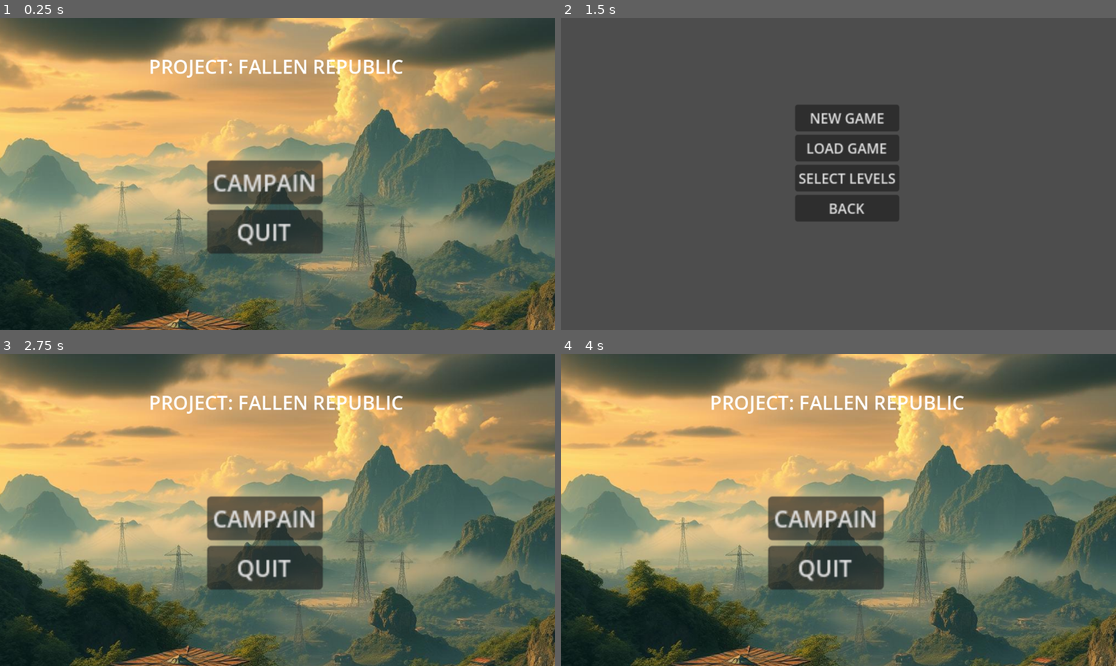
Above: before the commit, frames 1-4 (two rows, left to right).
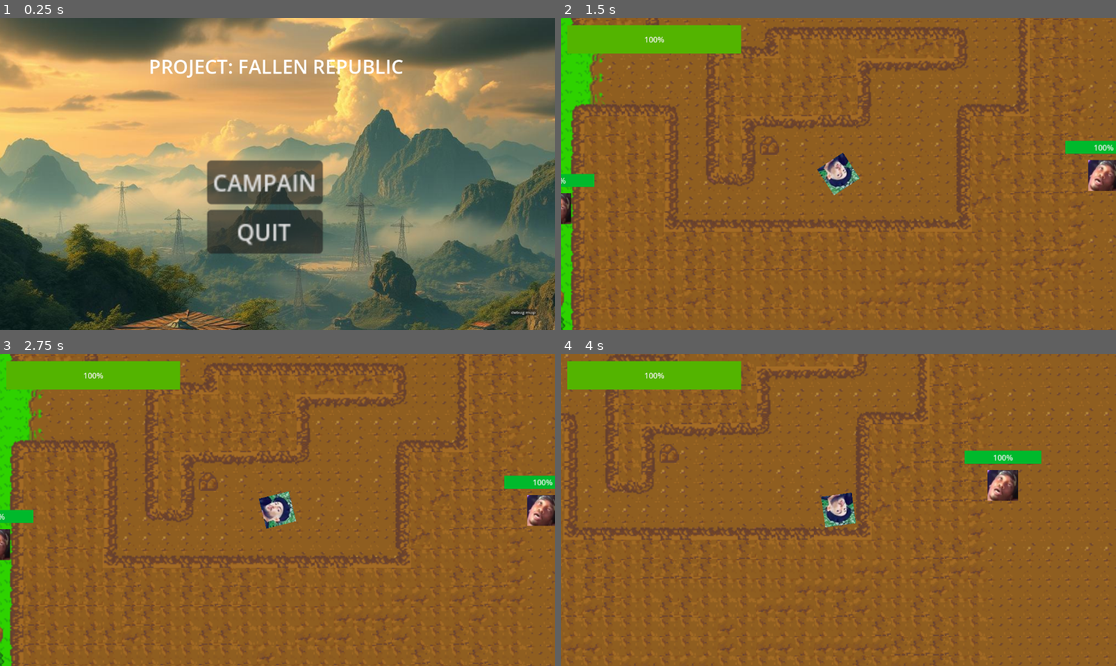
Above: after the commit, the same moments.

Repository: JoshuaSaayo/Project-Fallen-Republic
Game: Godot game, scene res://Scenes/main_menu.tscn
The game is run twice, just before and just after one commit, with the same random seed, the same clock (stepped at 60 frames per second) and the same inputs.
Inputs (mouse positions are in pixels of both pictures, inside the frame that each line leads up to):
- Up to frame 1 (0.25 s): no input
- Up to frame 2 (1.5 s): click (1082, 311) at 0.5 s, where only the run after the commit has a clickable "debug map"; click (827, 183) at 1.25 s, where only the run before the commit has a clickable "CAMPAIN"
- Up to frame 3 (2.75 s): click (288, 544) at 2 s, where only the run before the commit has a clickable "BACK"
- Up to frame 4 (4 s): tap Enter at 2.75 s; move the mouse to (960, 494) at 2.77 s; hold D (right) 2.78-3.53 s; click (960, 494) at 2.85 s; tap Space at 3.5 s; move the mouse to (727, 525) at 3.52 s; hold S (down) from 3.53 s (still down); click (727, 525) at 3.6 s

The runs differ from the first frame. In frame 1, less than 0.1% of the frame differs, in the area x 91-97%, y 93-96%; in frame 2, 100%, in the area x 0-100%, y 0-100%; in frame 3, 100%; in frame 4, 100%.

Commit message:
added VN intro

Diff:
--- /dev/null
+++ b/game/Cutscenes/cutscene_1.gd
@@ -0,0 +1,65 @@
+extends Control
+
+var lines = [
+
+	{ "text": "[VISUAL: NEWS MONTAGE – GRAINY TV FOOTAGE]"},
+	{ "text": '[VO – News Anchor]: “In a historic shift across the southern Pacific, three culturally aligned nations — Sukhothaya, Xiengkha, and Thanmyo — have officially signed the Tri-South Pacific League Accord…”'},
+	{ "text": "[TEXT ON SCREEN: ‘TRI-SOUTH PACT FINALIZED – NEW ALLIANCE EMERGES’]"},
+	{ "text": '“The TSPL promises mutual economic growth, resource-sharing, and a unified defense posture.”'},
+	{ "text": "[VISUAL: Parade, flags, leaders shaking hands]"},
+	{ "text": '“But not everyone is celebrating…”'},
+	{ "text": "[TEXT ON SCREEN: ‘TSPL: “Kampura must choose solidarity or isolation.”’]"},
+	{ "text": '“The Kampura-Preyvatan Confederate Union, or KPCU, has rejected TSPL’s invitation—sparking rising tensions across shared borders.”'},
+	{ "text": '[TEXT FADES IN: ‘KPCU DENIES UNITY: CITES “EXPANSIONIST AGENDA”’]'},
+	{ "bg": "res://Assets/Game_vn/visual_intro/cutscene_1.jpg"},
+
+	{ "text": "[VISUAL: CHAOTIC NEWS FEEDS, BORDER TOWN FOOTAGE, MASKED VILLAGERS]", "bg": "res://Assets/Game_vn/visual_intro/cutscene_2.jpg" },
+	{ "text": "[VO – Female Reporter (urgent tone)]:" },
+	{ "text": "“Breaking news: Mass illness is reported across Thanmyo’s eastern border towns... Local authorities blame toxic runoff from Kampura’s energy grid near Namkhet Valley.”" },
+	{ "text": "[TEXT: ‘POISONED WATERS – RIVER OF DEATH?’]" },
+	{ "text": "[VISUAL: Dead fish, villagers protesting, fire near irrigation lines]" },
+	{ "text": "[VO – TSPL Spokesman]:" },
+	{ "text": "“This is a deliberate act. The imperialist KPCU has poisoned our lands—again.”" },
+	{ "text": "[VISUAL: Poster – ‘KPCU IS THE WEST’S PUPPET!’]" },
+	{ "text": "[VO – Female Reporter]:" },
+	{ "text": "“TSPL officials now claim rainfall is contaminated due to emissions from Chakranet 02 — calling it an ‘environmental war crime.’”" },
+	{ "text": "[VISUAL: Fake leaked footage of ‘chemical barrels’ dumped near water]" },
+	{ "text": "[BROADCAST ENDS IN STATIC]" },
+	{ "bg": "res://Assets/Game_vn/visual_intro/cutscene_2.jpg"}
+]
+
+
+var index = 0
+var current_index = 0
+
+@onready var dialogue_label = $DialogueBoxPanel/RichTextLabel
+@onready var next_btn: Button = $NextBtn
+@onready var background_image: TextureRect = $Panel/TextureRect
+
+
+func _ready():
+	show_next_line()
+
+func _on_next_btn_pressed():
+	show_next_line()
+
+func show_next_line():
+	if current_index >= lines.size():
+		start_game()
+		return
+	var entry = lines[current_index]
+
+	# Only update text if the key exists
+	if entry.has("text"):
+		dialogue_label.text = entry["text"]
+	else:
+		dialogue_label.text = ""  # Clear if no text
+	# Only update background if the key exists
+	if entry.has("bg"):
+		background_image.texture = load(entry["bg"])
+
+	current_index += 1
+
+
+func start_game():
+	get_tree().change_scene_to_file("res://Maps/map_1.tscn")  # change this to your main scene
--- /dev/null
+++ b/game/Cutscenes/cutscene_1.tscn
@@ -0,0 +1,67 @@
+[gd_scene load_steps=3 format=3 uid="uid://bk5uri0uj1a3b"]
+
+[ext_resource type="Texture2D" uid="uid://ctr5uwtetbvj1" path="res://Assets/Game_vn/visual_intro/cutscene_1.jpg" id="1_6h0wx"]
+[ext_resource type="Script" uid="uid://c384duytqkrph" path="res://Cutscenes/cutscene_1.gd" id="1_ofc7y"]
+
+[node name="cutscene_1" type="Control"]
+layout_mode = 3
+anchors_preset = 15
+anchor_right = 1.0
+anchor_bottom = 1.0
+grow_horizontal = 2
+grow_vertical = 2
+script = ExtResource("1_ofc7y")
+
+[node name="Panel" type="Panel" parent="."]
+layout_mode = 0
+offset_left = -11.0
+offset_top = 6.0
+offset_right = 43.0
+offset_bottom = 36.0
+scale = Vector2(21.9711, 21.9711)
+
+[node name="TextureRect" type="TextureRect" parent="Panel"]
+layout_mode = 0
+offset_left = -1.2744
+offset_top = -19.9808
+offset_right = 1022.73
+offset_bottom = 1004.02
+scale = Vector2(0.0540798, 0.0540798)
+texture = ExtResource("1_6h0wx")
+
+[node name="Label" type="Label" parent="."]
+layout_mode = 0
+offset_left = 295.0
+offset_top = 298.0
+offset_right = 335.0
+offset_bottom = 321.0
+text = "LOREM"
+
+[node name="DialogueBoxPanel" type="Panel" parent="."]
+layout_mode = 0
+offset_left = 13.0
+offset_top = 409.0
+offset_right = 1127.0
+offset_bottom = 618.0
+
+[node name="RichTextLabel" type="RichTextLabel" parent="DialogueBoxPanel"]
+layout_mode = 0
+offset_left = 2.0
+offset_top = 6.0
+offset_right = 1112.0
+offset_bottom = 204.0
+text = "Lorem ipsum dolor sit amet, consectetur adipiscing elit. Sed do eiusmod tempor incididunt ut labore et dolore magna aliqua. Ut enim ad minim veniam, quis nostrud exercitation ullamco laboris nisi ut aliquip ex ea commodo consequat."
+fit_content = true
+
+[node name="Timer" type="Timer" parent="."]
+
+[node name="NextBtn" type="Button" parent="."]
+layout_mode = 0
+offset_left = 1038.0
+offset_top = 570.0
+offset_right = 1111.0
+offset_bottom = 601.0
+pivot_offset = Vector2(5, 4)
+text = "NEXT"
+
+[connection signal="pressed" from="NextBtn" to="." method="_on_next_btn_pressed"]
--- a/game/Scenes/debug_map.tscn
+++ b/game/Scenes/debug_map.tscn
@@ -1117,6 +1117,15 @@
 [node name="Enemy" parent="Enemies" groups=["Enemy"] instance=ExtResource("3_5a7ea")]
 position = Vector2(534, 280)
 
+[node name="Enemy2" parent="Enemies" groups=["Enemy"] instance=ExtResource("3_5a7ea")]
+position = Vector2(-56, 311)
+
+[node name="Enemy3" parent="Enemies" groups=["Enemy"] instance=ExtResource("3_5a7ea")]
+position = Vector2(-348, 25)
+
+[node name="Enemy4" parent="Enemies" groups=["Enemy"] instance=ExtResource("3_5a7ea")]
+position = Vector2(-586, 338)
+
 [node name="CanvasLayer" type="CanvasLayer" parent="."]
 
 [node name="ProgressBar" type="ProgressBar" parent="CanvasLayer"]
--- a/game/Scenes/main_menu.tscn
+++ b/game/Scenes/main_menu.tscn
@@ -43,5 +43,16 @@
 layout_mode = 2
 text = "QUIT"
 
+[node name="Button" type="Button" parent="."]
+layout_mode = 0
+offset_left = 1037.0
+offset_top = 595.0
+offset_right = 1132.0
+offset_bottom = 626.0
+scale = Vector2(0.589667, 0.416459)
+pivot_offset = Vector2(52, 17)
+text = "debug map"
+
 [connection signal="pressed" from="VBoxContainer/startBtn" to="." method="_on_start_btn_pressed"]
 [connection signal="pressed" from="VBoxContainer/quitBtn" to="." method="_on_quit_btn_pressed"]
+[connection signal="pressed" from="Button" to="." method="_on_button_pressed"]
--- a/game/Scripts/main_menu.gd
+++ b/game/Scripts/main_menu.gd
@@ -8,3 +8,7 @@
 
 func _on_quit_btn_pressed() -> void:
 	get_tree().quit()
+
+
+func _on_button_pressed() -> void:
+	get_tree().change_scene_to_file("res://Scenes/debug_map.tscn")
Binary file added: game/Assets/Game_vn/visual_intro/cutscene_1.jpg
Not shown, added: game/Assets/Game_vn/visual_intro/cutscene_1.jpg.import
Binary file added: game/Assets/Game_vn/visual_intro/cutscene_2.jpg
Not shown, added: game/Assets/Game_vn/visual_intro/cutscene_2.jpg.import
Not shown, added: game/Cutscenes/cutscene_1.gd.uid
Not shown, added: game/Cutscenes/cutscene_1.tscn15299851939.tmp
